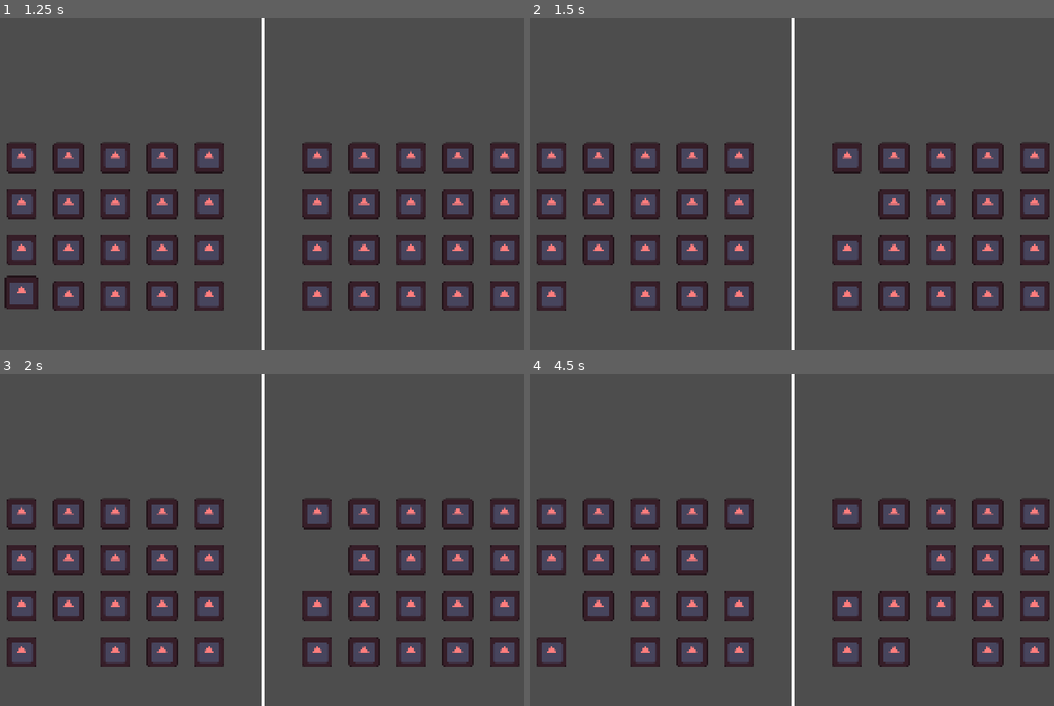
Above: before the commit, frames 1-4 (two rows, left to right).
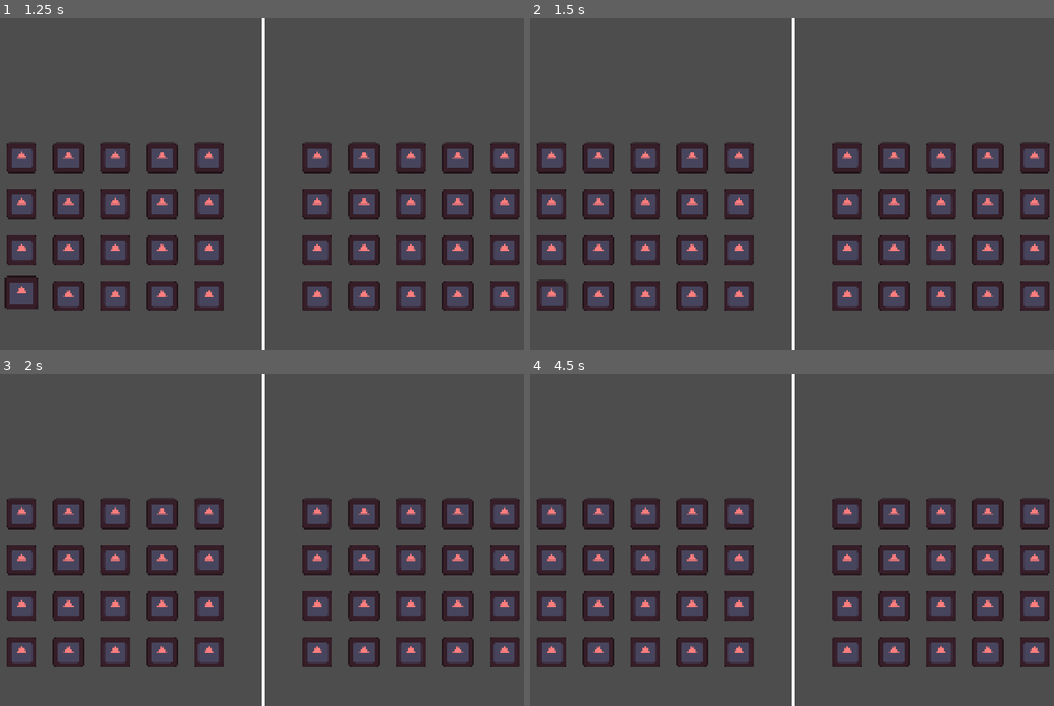
Above: after the commit, the same moments.

Repository: PixelSaver/steakbite
Game: Godot game, scene res://scenes/main.tscn
The game is run twice, just before and just after one commit, with the same random seed, the same clock (stepped at 60 frames per second) and the same inputs. The engine's default icon, where the game draws it, is replaced by a stand-in: a white triangle on a blue panel in a dark square.
Inputs (mouse positions are in pixels of both pictures, inside the frame that each line leads up to):
- Up to frame 1 (1.25 s): click (20, 296) at 0.52 s
- Up to frame 2 (1.5 s): tap Enter at 1.25 s; move the mouse to (923, 167) at 1.27 s; hold Right from 1.28 s (still down); hold 1 (1) from 1.28 s (still down); click (923, 167) at 1.42 s
- Up to frame 3 (2 s): keep holding Right; keep holding 1 (1)
- Up to frame 4 (4.5 s): release Right at 2 s; release 1 (1) at 2 s; tap Space at 2, 3.5 s; drag from (676, 556) to (765, 606) at 2.02 s; tap Enter at 2.75, 4.25 s; move the mouse to (849, 466) at 2.77 s; hold Right 2.78-3.5 s; hold Mouse wheel down (scroll_down) 2.78-3.5 s; tap 1 (1) at 3.05 s; drag from (765, 606) to (613, 490) at 3.52 s; move the mouse to (970, 589) at 4.27 s; hold Left from 4.28 s (still down); hold 1 (1) from 4.28 s (still down); tap 2 at 4.35 s

Frame 1 is identical in both runs. In frame 2, 0.7% of the frame differs, in the area x 1-64%, y 51-89%; in frame 3, 0.6%; in frame 4, 1.9%, in the area x 1-82%, y 51-89%.

Commit message:
Removing debug statement

Diff:
--- a/scenes/game/game.gd
+++ b/scenes/game/game.gd
@@ -140,7 +140,7 @@
 	return out
 #endregion
 
-func _input(event: InputEvent) -> void:
-	if OS.is_debug_build() and event.is_action_pressed("1"):
-		var p = get_random_position()
-		eat_steak(p)
+#func _input(event: InputEvent) -> void:
+	#if OS.is_debug_build() and event.is_action_pressed("1"):
+		#var p = get_random_position()
+		#eat_steak(p)
